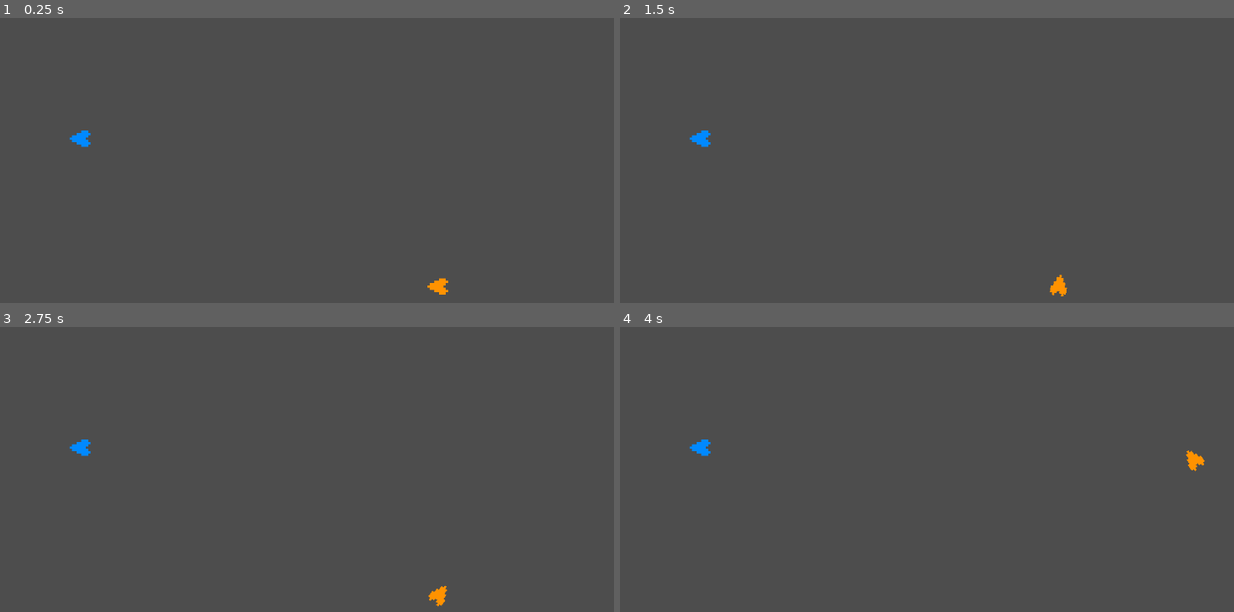
Above: before the commit, frames 1-4 (two rows, left to right).
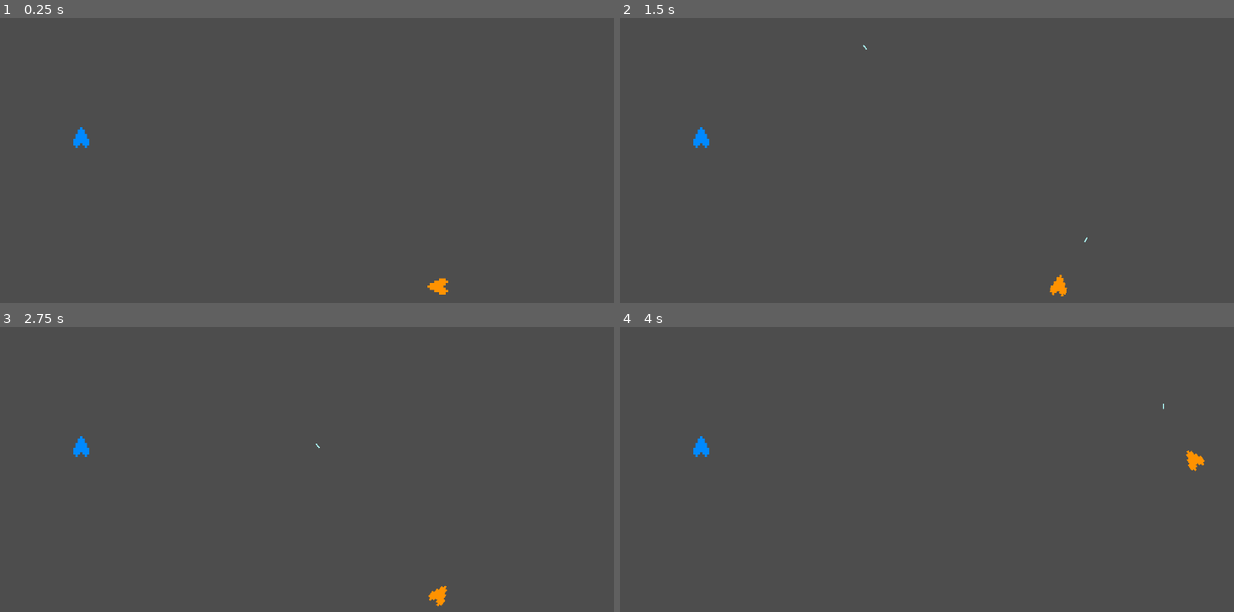
Above: after the commit, the same moments.

Repository: RickyWebster/1v1-starship-duel
Game: Godot game, scene res://Scenes/World.tscn
Two runs of this game, one before a commit and one after it. Both use one fixed random seed, a clock stepped at 60 frames per second and the inputs below. Before the commit the project starts from res://World.tscn.
Inputs:
- Up to frame 1 (0.25 s): no input
- Up to frame 2 (1.5 s): tap Enter at 0.5 s; hold D (p1_right) 0.53-1.28 s; tap Space (shoot1, bound only after the commit) at 0.6 s; tap E (shoot2, bound only after the commit) at 0.8, 1.35 s; hold A (p1_left) from 1.28 s (still down)
- Up to frame 3 (2.75 s): tap Space (shoot1, bound only after the commit) at 1.55, 2, 2.1 s; release A (p1_left) at 2.03 s; hold D (p1_right) from 2.03 s (still down); tap E (shoot2, bound only after the commit) at 2.3 s
- Up to frame 4 (4 s): release D (p1_right) at 2.78 s; hold W (p1_accelorate) 2.78-3.53 s; tap E (shoot2, bound only after the commit) at 2.85, 3.8 s; tap Space (shoot1, bound only after the commit) at 3.05, 3.6 s; hold A (p1_left) from 3.53 s (still down)

The runs differ from the first frame. In frame 1, less than 0.1% of the frame differs, in the area x 11-15%, y 38-46%; in frame 2, less than 0.1%, in the area x 11-77%, y 9-79%; in frame 3, less than 0.1%; in frame 4, less than 0.1%.

Commit message:
Added Bullets/Shooting
Added bullets and shooting mechanics to both players. They can now push their shoot key and a bullet will come out in a straight line.

Diff:
--- a/1v1-starship-duel-game/Player1/ship_1.tscn
+++ /dev/null
@@ -1,20 +0,0 @@
-[gd_scene load_steps=3 format=3 uid="uid://ckhv54xnded0i"]
-
-[ext_resource type="Script" path="res://Player1/ship_1.gd" id="1_hi5ht"]
-[ext_resource type="Texture2D" uid="uid://8f2eur3yw52j" path="res://Assets/Ship2.png" id="2_4ymh8"]
-
-[node name="Ship1" type="CharacterBody2D"]
-position = Vector2(200, 200)
-scale = Vector2(2, 2)
-script = ExtResource("1_hi5ht")
-
-[node name="Sprite2D" type="Sprite2D" parent="."]
-texture_filter = 1
-position = Vector2(0, 5)
-scale = Vector2(2, 2)
-texture = ExtResource("2_4ymh8")
-
-[node name="CollisionPolygon2D" type="CollisionPolygon2D" parent="."]
-position = Vector2(0, 5)
-scale = Vector2(2, 2)
-polygon = PackedVector2Array(-5, -3, 0, -6, 3, -6, 4, -5, 4, -4, 2, -3, 2, -2, 4, -1, 4, 0, 3, 1, 0, 1, -5, -2)
--- a/1v1-starship-duel-game/Player2/ship_2.gd
+++ /dev/null
@@ -1,30 +0,0 @@
-extends CharacterBody2D
-
-var angular_speed = PI
-var speed = 0.0
-var max_speed = 400.0
-var dirft_rotation = rotation
-
-
-func _process(delta):
-	var direction = 0
-	if Input.is_action_pressed("p1_left"):
-		direction = -1
-	if Input.is_action_pressed("p1_right"):
-		direction = 1
-
-	rotation += angular_speed * direction * delta
-
-	var velocity = Vector2.ZERO
-	if Input.is_action_pressed("p1_accelorate"):
-		if speed < max_speed:
-			speed += 10
-		velocity = Vector2.LEFT.rotated(rotation) * speed
-		dirft_rotation = rotation
-
-	else:
-		if speed > 0:
-			speed -= 3.0
-		velocity = Vector2.LEFT.rotated(dirft_rotation)* speed
-
-	position += velocity * delta
--- /dev/null
+++ b/1v1-starship-duel-game/Scenes/World.tscn
@@ -0,0 +1,16 @@
+[gd_scene load_steps=4 format=3 uid="uid://ctbe5eml0n14e"]
+
+[ext_resource type="Script" path="res://Scripts/World.gd" id="1_1fl25"]
+[ext_resource type="PackedScene" uid="uid://ckhv54xnded0i" path="res://Scenes/ship_1.tscn" id="1_a3d66"]
+[ext_resource type="PackedScene" uid="uid://y5yiufuevy2f" path="res://Scenes/ship_2.tscn" id="2_nlmyk"]
+
+[node name="Node2D" type="Node2D"]
+script = ExtResource("1_1fl25")
+
+[node name="Ship1" parent="." instance=ExtResource("1_a3d66")]
+position = Vector2(230, 235)
+
+[node name="Ship2" parent="." instance=ExtResource("2_nlmyk")]
+position = Vector2(849, 491)
+
+[node name="Lasers" type="Node2D" parent="."]
--- /dev/null
+++ b/1v1-starship-duel-game/Scenes/laser.tscn
@@ -0,0 +1,27 @@
+[gd_scene load_steps=4 format=3 uid="uid://bal77qf2pv3j3"]
+
+[ext_resource type="Script" path="res://Scripts/laser.gd" id="1_v1ucc"]
+[ext_resource type="Texture2D" uid="uid://c3vfw6w5fce6v" path="res://Assets/Laser_icon.png" id="2_y6msh"]
+
+[sub_resource type="CapsuleShape2D" id="CapsuleShape2D_y0kw4"]
+radius = 1.0
+height = 10.0
+
+[node name="Laser" type="Area2D"]
+position = Vector2(0, -5)
+collision_layer = 4
+collision_mask = 3
+script = ExtResource("1_v1ucc")
+
+[node name="Sprite2D" type="Sprite2D" parent="."]
+texture_filter = 1
+texture = ExtResource("2_y6msh")
+
+[node name="CollisionShape2D" type="CollisionShape2D" parent="."]
+shape = SubResource("CapsuleShape2D_y0kw4")
+
+[node name="VisibleOnScreenNotifier2D" type="VisibleOnScreenNotifier2D" parent="."]
+position = Vector2(0, 3)
+scale = Vector2(0.1, 0.1)
+
+[connection signal="screen_exited" from="VisibleOnScreenNotifier2D" to="." method="_on_visible_on_screen_notifier_2d_screen_exited"]
--- a/1v1-starship-duel-game/Player2/ship_2.tscn
+++ b/1v1-starship-duel-game/Scenes/ship_1.tscn
@@ -1,20 +1,26 @@
-[gd_scene load_steps=3 format=3 uid="uid://y5yiufuevy2f"]
+[gd_scene load_steps=3 format=3 uid="uid://ckhv54xnded0i"]
 
-[ext_resource type="Script" path="res://Player2/ship_2.gd" id="1_y527a"]
-[ext_resource type="Texture2D" uid="uid://c2v2n8ahxf136" path="res://Assets/Ship1.png" id="2_ocreu"]
+[ext_resource type="Script" path="res://Scripts/ship_1.gd" id="1_jijog"]
+[ext_resource type="Texture2D" uid="uid://8f2eur3yw52j" path="res://Assets/Ship2.png" id="2_4ymh8"]
 
 [node name="Ship1" type="CharacterBody2D"]
 position = Vector2(200, 200)
+rotation = 1.5708
 scale = Vector2(2, 2)
-script = ExtResource("1_y527a")
+collision_layer = 2
+collision_mask = 7
+script = ExtResource("1_jijog")
 
 [node name="Sprite2D" type="Sprite2D" parent="."]
 texture_filter = 1
 position = Vector2(0, 5)
 scale = Vector2(2, 2)
-texture = ExtResource("2_ocreu")
+texture = ExtResource("2_4ymh8")
 
 [node name="CollisionPolygon2D" type="CollisionPolygon2D" parent="."]
 position = Vector2(0, 5)
 scale = Vector2(2, 2)
 polygon = PackedVector2Array(-5, -3, 0, -6, 3, -6, 4, -5, 4, -4, 2, -3, 2, -2, 4, -1, 4, 0, 3, 1, 0, 1, -5, -2)
+
+[node name="Muzzle" type="Node2D" parent="."]
+position = Vector2(-11, 0)
--- /dev/null
+++ b/1v1-starship-duel-game/Scenes/ship_2.tscn
@@ -0,0 +1,24 @@
+[gd_scene load_steps=3 format=3 uid="uid://y5yiufuevy2f"]
+
+[ext_resource type="Script" path="res://Scripts/ship_2.gd" id="1_umlw0"]
+[ext_resource type="Texture2D" uid="uid://c2v2n8ahxf136" path="res://Assets/Ship1.png" id="2_ocreu"]
+
+[node name="Ship2" type="CharacterBody2D"]
+position = Vector2(200, 200)
+scale = Vector2(2, 2)
+collision_layer = 2
+collision_mask = 7
+script = ExtResource("1_umlw0")
+
+[node name="Sprite2D" type="Sprite2D" parent="."]
+texture_filter = 1
+position = Vector2(0, 5)
+scale = Vector2(2, 2)
+texture = ExtResource("2_ocreu")
+
+[node name="CollisionPolygon2D" type="CollisionPolygon2D" parent="."]
+position = Vector2(0, 5)
+scale = Vector2(2, 2)
+polygon = PackedVector2Array(-5, -3, 0, -6, 3, -6, 4, -5, 4, -4, 2, -3, 2, -2, 4, -1, 4, 0, 3, 1, 0, 1, -5, -2)
+
+[node name="Muzzle" type="Node2D" parent="."]
--- /dev/null
+++ b/1v1-starship-duel-game/Scripts/World.gd
@@ -0,0 +1,12 @@
+extends Node2D
+
+@onready var lasers = $Lasers
+@onready var player1 = $Ship1
+@onready var player2 = $Ship2
+
+func _ready():
+	player1.connect("laser_shot", _on_player_laser_shot)
+	player2.connect("laser_shot", _on_player_laser_shot)
+
+func _on_player_laser_shot(laser):
+	lasers.add_child(laser)
--- /dev/null
+++ b/1v1-starship-duel-game/Scripts/laser.gd
@@ -0,0 +1,13 @@
+extends Area2D
+
+@export var speed := 800
+
+var movement_vector := Vector2(0, -1)
+
+
+func _physics_process(delta):
+	global_position += movement_vector.rotated(rotation) * speed * delta
+
+
+func _on_visible_on_screen_notifier_2d_screen_exited():
+	queue_free()
--- /dev/null
+++ b/1v1-starship-duel-game/Scripts/ship_1.gd
@@ -0,0 +1,46 @@
+extends CharacterBody2D
+
+signal laser_shot(laser)
+
+var angular_speed = PI
+var speed = 0.0
+var max_speed = 400.0
+var dirft_rotation = rotation
+
+@onready var muzzle = $Muzzle
+var laser_scene = preload("res://Scenes/laser.tscn")
+
+
+func _process(delta):
+	if Input.is_action_just_pressed("shoot1"):
+		shoot_laser()
+
+
+func _physics_process(delta):
+	var direction = 0
+	if Input.is_action_pressed("ui_left"):
+		direction = -1
+	if Input.is_action_pressed("ui_right"):
+		direction = 1
+
+	rotation += angular_speed * direction * delta
+
+	var velocity = Vector2.ZERO
+	if Input.is_action_pressed("ui_up"):
+		if speed < max_speed:
+			speed += 10
+		velocity = Vector2.LEFT.rotated(rotation) * speed
+		dirft_rotation = rotation
+	else:
+		if speed > 0:
+			speed -= 3.0
+		velocity = Vector2.LEFT.rotated(dirft_rotation)* speed
+
+	position += velocity * delta
+
+
+func shoot_laser():
+	var las = laser_scene.instantiate()
+	las.global_position = muzzle.global_position
+	las.rotation = rotation + -PI/2
+	emit_signal("laser_shot", las)
--- a/1v1-starship-duel-game/Player1/ship_1.gd
+++ b/1v1-starship-duel-game/Scripts/ship_2.gd
@@ -1,22 +1,32 @@
 extends CharacterBody2D
+
+signal laser_shot(laser)
 
 var angular_speed = PI
 var speed = 0.0
 var max_speed = 400.0
 var dirft_rotation = rotation
 
+@onready var muzzle = $Muzzle
+var laser_scene = preload("res://Scenes/laser.tscn")
+
 
 func _process(delta):
+	if Input.is_action_just_pressed("shoot2"):
+		shoot_laser()
+
+
+func _physics_process(delta):
 	var direction = 0
-	if Input.is_action_pressed("ui_left"):
+	if Input.is_action_pressed("p1_left"):
 		direction = -1
-	if Input.is_action_pressed("ui_right"):
+	if Input.is_action_pressed("p1_right"):
 		direction = 1
 
 	rotation += angular_speed * direction * delta
 
 	var velocity = Vector2.ZERO
-	if Input.is_action_pressed("ui_up"):
+	if Input.is_action_pressed("p1_accelorate"):
 		if speed < max_speed:
 			speed += 10
 		velocity = Vector2.LEFT.rotated(rotation) * speed
@@ -28,3 +38,10 @@
 		velocity = Vector2.LEFT.rotated(dirft_rotation)* speed
 
 	position += velocity * delta
+
+
+func shoot_laser():
+	var las = laser_scene.instantiate()
+	las.global_position = muzzle.global_position
+	las.rotation = rotation + -PI/2
+	emit_signal("laser_shot", las)
--- a/1v1-starship-duel-game/World.tscn
+++ /dev/null
@@ -1,12 +0,0 @@
-[gd_scene load_steps=3 format=3 uid="uid://ctbe5eml0n14e"]
-
-[ext_resource type="PackedScene" uid="uid://ckhv54xnded0i" path="res://Player1/ship_1.tscn" id="1_a8ysm"]
-[ext_resource type="PackedScene" uid="uid://y5yiufuevy2f" path="res://Player2/ship_2.tscn" id="2_uepok"]
-
-[node name="Node2D" type="Node2D"]
-
-[node name="Ship1" parent="." instance=ExtResource("1_a8ysm")]
-position = Vector2(230, 235)
-
-[node name="Ship2" parent="." instance=ExtResource("2_uepok")]
-position = Vector2(849, 491)
--- a/1v1-starship-duel-game/project.godot
+++ b/1v1-starship-duel-game/project.godot
@@ -11,9 +11,9 @@
 [application]
 
 config/name="1v1-starship-duel-game"
-run/main_scene="res://World.tscn"
+run/main_scene="res://Scenes/World.tscn"
 config/features=PackedStringArray("4.0", "Mobile")
-config/icon="res://icon.svg"
+config/icon="res://Assets/icon.svg"
 
 [input]
 
@@ -32,6 +32,22 @@
 "events": [Object(InputEventKey,"resource_local_to_scene":false,"resource_name":"","device":-1,"window_id":0,"alt_pressed":false,"shift_pressed":false,"ctrl_pressed":false,"meta_pressed":false,"pressed":false,"keycode":0,"physical_keycode":87,"key_label":0,"unicode":119,"echo":false,"script":null)
 ]
 }
+shoot1={
+"deadzone": 0.5,
+"events": [Object(InputEventKey,"resource_local_to_scene":false,"resource_name":"","device":-1,"window_id":0,"alt_pressed":false,"shift_pressed":false,"ctrl_pressed":false,"meta_pressed":false,"pressed":false,"keycode":0,"physical_keycode":32,"key_label":0,"unicode":32,"echo":false,"script":null)
+]
+}
+shoot2={
+"deadzone": 0.5,
+"events": [Object(InputEventKey,"resource_local_to_scene":false,"resource_name":"","device":-1,"window_id":0,"alt_pressed":false,"shift_pressed":false,"ctrl_pressed":false,"meta_pressed":false,"pressed":false,"keycode":0,"physical_keycode":69,"key_label":0,"unicode":101,"echo":false,"script":null)
+]
+}
+
+[layer_names]
+
+2d_physics/layer_1="world"
+2d_physics/layer_2="player"
+2d_physics/layer_3="projectiles"
 
 [rendering]
 
Binary file added: 1v1-starship-duel-game/Assets/Laser_icon.png
Not shown, changed: 1v1-starship-duel-game/Assets/Laser_icon.png.import
Binary file added: 1v1-starship-duel-game/Assets/glowing_circle.png
Not shown, added: 1v1-starship-duel-game/Assets/glowing_circle.png.import
Renamed: 1v1-starship-duel-game/icon.svg -> 1v1-starship-duel-game/Assets/icon.svg
Not shown, added: 1v1-starship-duel-game/Assets/icon.svg.import
Not shown, changed: 1v1-starship-duel-game/.DS_Store
Not shown, added: 1v1-starship-duel-game/Assets/.DS_Store
